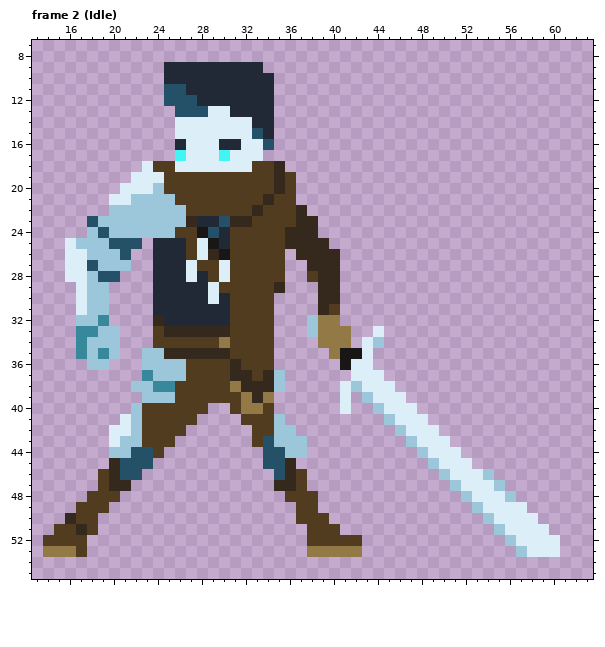
Two states of a pixel-art file, Aseprite/Hero makeover.aseprite. The picture above is the old version.
64x64 pixels, 6 frames. Shown: frame 2 (Idle): x 13..63, y 7..55. The commit also changed other frames, which this record leaves out.
The same view after the edit:
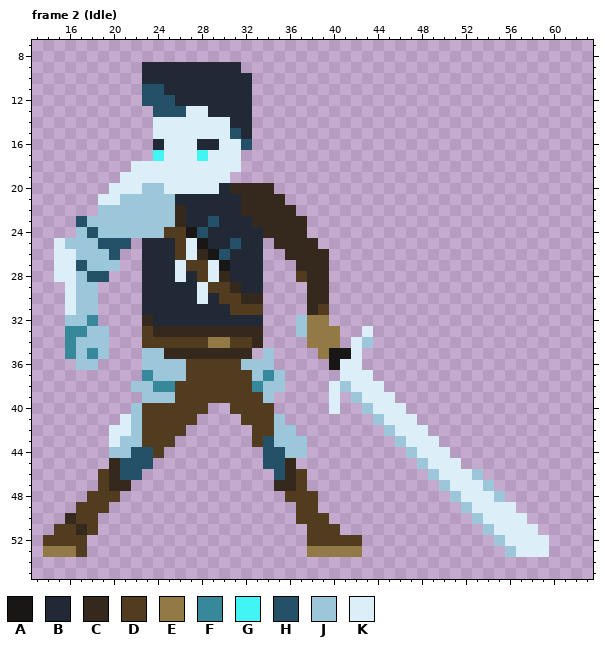
Palette (. is transparent): A #191716  B #212836  C #35291d  D #523c20  E #937946  F #37889b  G #42f5f5  H #245168  J #9cc6d9  K #dceff8
Difference:
layer "Character/Head+Scarf/head" added
layer "Character/head" removed
layer "Character/scarf" removed
--- frame 2 (Idle)
@@ x 13..63 @@
  8 ...................................................
- 9 ............BBBBBBBBB..............................
-10 ............BBBBBBBBBB.............................
-11 ............HHBBBBBBBB.............................
-12 ............HHHBBBBBBB.............................
-13 .............HHHKKBBBB.............................
-14 .............KKKKKKKBB.............................
-15 .............KKKKKKKHB.............................
-16 .............BKKKBBKKH.............................
-17 .............GKKKGKKK..............................
-18 ..........KDDKKKKKKKDDC............................
-19 .........KKKDDDDDDDDDDCD...........................
-20 ........KKKJDDDDDDDDDDCD...........................
-21 .......KKJJJJDDDDDDDDCDD...........................
-22 .......JJJJJJJDDDDDDCDDDC..........................
-23 .....HJJJJJJJJCBBHCCDDDDCC.........................
-24 .....JHJJJJJJDDAHBDDDDDCCC.........................
-25 ...KJJJHHH.BBBDKABDDDDDCCCC........................
-26 ...KKJJJH..BBBDKCADDDDD.CCCC.......................
-27 ...KKHJJJ..BBBKDDKDDDDD..CCC.......................
-28 ...KKJHH...BBBKBDKDDDDD..DCC.......................
-29 ....KJJ....BBBBBKDDDDDC...CC.......................
-30 ....KJJ....BBBBBKBDDDD....CC.......................
-31 ....KJJ....BBBBBBBDDDD....CD.......................
-32 ....JJF....CBBBBBBDDDD...JEE.......................
-33 ....FFJJ...DCCCCCCDDDD...JEEE..K...................
-34 ....FJJJ...DDDDDDEDDDD....EEE.KJ...................
-35 ....FJFJ..JJCCCCCCDDDD.....EAAK....................
-36 .....JJ...JJJJDDDDCDDD......AKK....................
-37 ..........FJJJDDDDCCDCJ......KKK...................
-38 .........JJFFDDDDDECCCJ.....KJKKK..................
-39 ..........JJJDDDDDDECE......K.JKKK.................
-40 .........JDDDDDD..DEED......K..JKKK................
-41 ........KJDDDDD....DDDJ.........JKKK...............
-42 .......KKJDDDD......DDJJ.........JKKK..............
-43 .......KJJDDD.......DHJJJ.........JKKK.............
-44 .......JJHHD.........HHJJ..........JKKK............
-45 .......CHHH..........HHC............JKKK...........
-46 ......DCHH............HCD............JKKKJ.........
-47 ......DCC.............CCD.............JKKKJ........
-48 .....DDD...............DDD.............JKKKJ.......
-49 ....DDD.................DD..............JKKKK......
-50 ...CDD..................DDD..............JKKKK.....
-51 ..DDCD...................DDD..............JKKKK....
-52 .DDDD....................DDDDD.............JKKKK...
-53 .EEED....................EEEEE..............JKKK...
+ 9 ..........BBBBBBBBB................................
+10 ..........BBBBBBBBBB...............................
+11 ..........HHBBBBBBBB...............................
+12 ..........HHHBBBBBBB...............................
+13 ...........HHHKKBBBB...............................
+14 ...........KKKKKKKBB...............................
+15 ...........KKKKKKKHB...............................
+16 ...........BKKKBBKKH...............................
+17 ...........GKKKGKKK................................
+18 .........KKKKKKKKKK................................
+19 ........KKKKKKKKKK.................................
+20 .......KKKJJKKKKKBCCCC.............................
+21 ......KKJJJJJBBBBBBCCCC............................
+22 ......JJJJJJJCBBBBBCCCCC...........................
+23 ....HJJJJJJJJCBBHBBBCCCCC..........................
+24 ....JHJJJJJJDDAHBBBBBCCCC..........................
+25 ..KJJJHHH.BBBDKABBHBB.CCCC.........................
+26 ..KKJJJH..BBBDKCAHBBB..CCCC........................
+27 ..KKHJJJ..BBBKDDKABBB...CCC........................
+28 ..KKJHH...BBBKBDKCBBB...DCC........................
+29 ...KJJ....BBBBBKDDCBB....CC........................
+30 ...KJJ....BBBBBKBDDCC....CC........................
+31 ...KJJ....BBBBBBBBDDD....CD........................
+32 ...JJF....CBBBBBBBBBB...JEE........................
+33 ...FFJJ...DCCCCCCCCCC...JEEE..K....................
+34 ...FJJJ...DDDDDDEEDDC....EEE.KJ....................
+35 ...FJFJ...JJCCCCCCCC.J....EAAK.....................
+36 ....JJ....JJJJDDDDDJJJ.....AKK.....................
+37 ..........FJJJDDDDDDJFJ.....KKK....................
+38 .........JJFFDDDDDDDFJJ....KJKKK...................
+39 ..........JJJDDDDDDDDJ.....K.JKKK..................
+40 .........JDDDDDD..DDDD.....K..JKKK.................
+41 ........KJDDDDD....DDDJ........JKKK................
+42 .......KKJDDDD......DDJJ........JKKK...............
+43 .......KJJDDD.......DHJJJ........JKKK..............
+44 .......JJHHD.........HHJJ.........JKKK.............
+45 .......CHHH..........HHC...........JKKK............
+46 ......DCHH............HCD...........JKKKJ..........
+47 ......DCC.............CCD............JKKKJ.........
+48 .....DDD...............DDD............JKKKJ........
+49 ....DDD.................DD.............JKKKK.......
+50 ...CDD..................DDD.............JKKKK......
+51 ..DDCD...................DDD.............JKKKK.....
+52 .DDDD....................DDDDD............JKKKK....
+53 .EEED....................EEEEE.............JKKK....
 54 ...................................................
